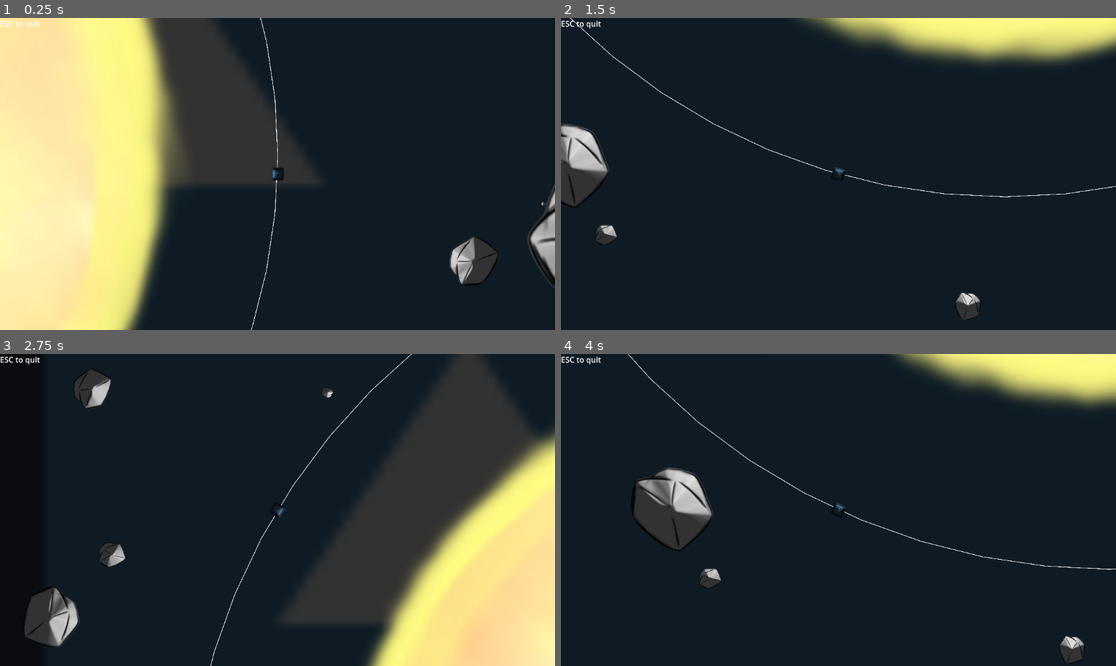
Above: before the commit, frames 1-4 (two rows, left to right).
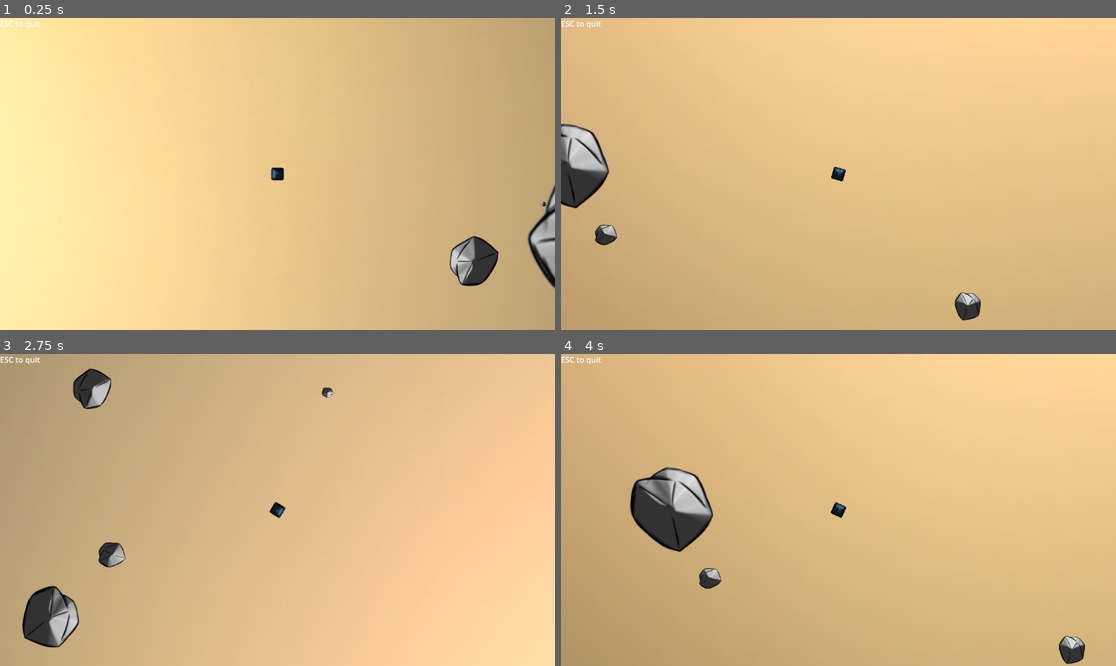
Above: after the commit, the same moments.

Repository: Aroweeri/gmtk2025
Game: Godot game, scene res://scenes/Main.tscn
Same seed, same stepped clock (60 frames per second), same inputs: the game is played once before the commit and once after it. The engine's default icon, where the game draws it, is replaced by a stand-in: a white triangle on a blue panel in a dark square.
Inputs:
- Up to frame 1 (0.25 s): no input
- Up to frame 2 (1.5 s): hold Up (ui_up) 0.53-1.28 s; hold 1 (zoom1) 0.53-1.28 s; hold Down (ui_down) from 1.28 s (still down); tap 2 (zoom2) at 1.35 s
- Up to frame 3 (2.75 s): release Down (ui_down) at 2.03 s; hold Up (ui_up) from 2.03 s (still down); hold 3 (zoom3) from 2.03 s (still down)
- Up to frame 4 (4 s): release 3 (zoom3) at 2.78 s; tap 1 (zoom1) at 2.85 s; release Up (ui_up) at 3.53 s; hold Down (ui_down) from 3.53 s (still down); hold 2 (zoom2) from 3.53 s (still down)

The runs differ from the first frame. In frame 1, 77% of the frame differs, in the area x 14-100%, y 0-100%; in frame 2, 98%, in the area x 0-100%, y 0-100%; in frame 3, 89%; in frame 4, 97%.

Commit message:
Added Sun and Space Textures

Diff:
--- a/scenes/Main.tscn
+++ b/scenes/Main.tscn
@@ -7,6 +7,7 @@
 [ext_resource type="Script" uid="uid://bt0iktgl5e5py" path="res://scripts/player.gd" id="3_0bbpv"]
 [ext_resource type="Texture2D" uid="uid://bpd0ghj8asrp0" path="res://icon_n.png" id="5_c01mt"]
 [ext_resource type="Texture2D" uid="uid://b8lhxbmwq6pew" path="res://assets/2d_lights_and_shadows_neutral_point_light.webp" id="6_nxtc6"]
+[ext_resource type="Texture2D" uid="uid://dwrufhrusf85g" path="res://assets/Space.png" id="7_q8u5g"]
 [ext_resource type="AudioStream" uid="uid://dbjebr5jp0l12" path="res://assets/oof.ogg" id="8_jlsqs"]
 
 [sub_resource type="CanvasTexture" id="CanvasTexture_jlsqs"]
@@ -49,7 +50,7 @@
 light_mask = 0
 z_index = -1
 scale = Vector2(100, 100)
-texture = ExtResource("1_rvslj")
+texture = ExtResource("7_q8u5g")
 
 [node name="CanvasLayer" type="CanvasLayer" parent="."]
 
Binary file added: assets/Space.png
Not shown, added: assets/Space.png.import
Binary file changed: assets/Sun.png
Not shown: 1 places in scenes/Main.tscn that only renumber resources
Not shown: 1 places in scenes/Menu.tscn that only renumber resources
